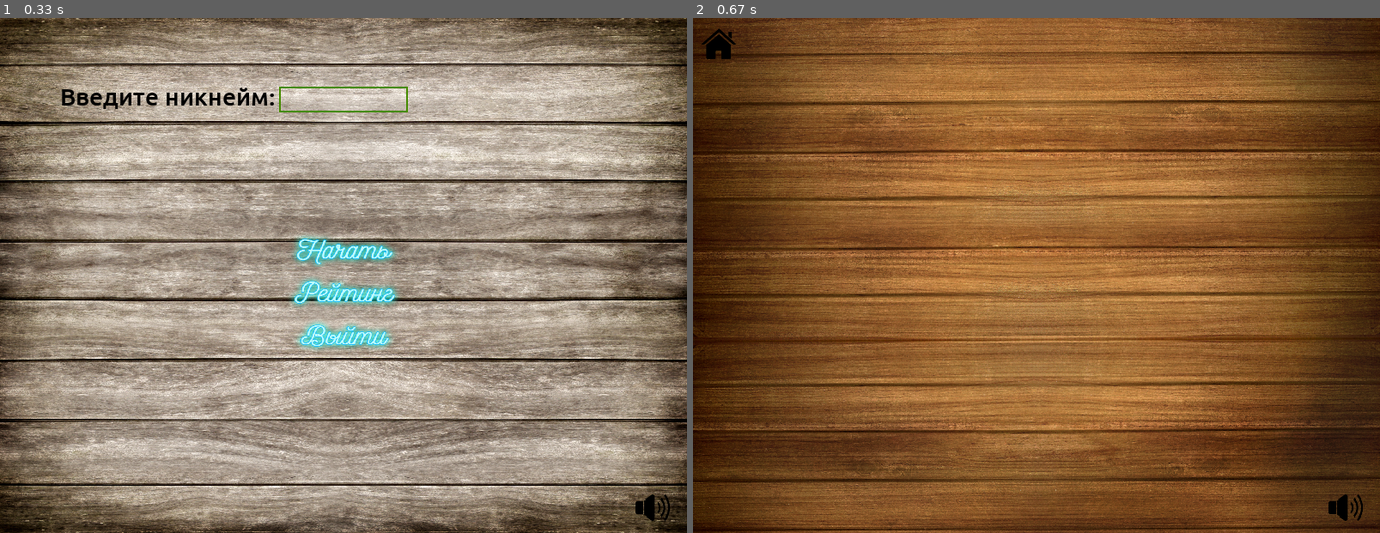
Above: before the commit, frames 1-2 (left to right).
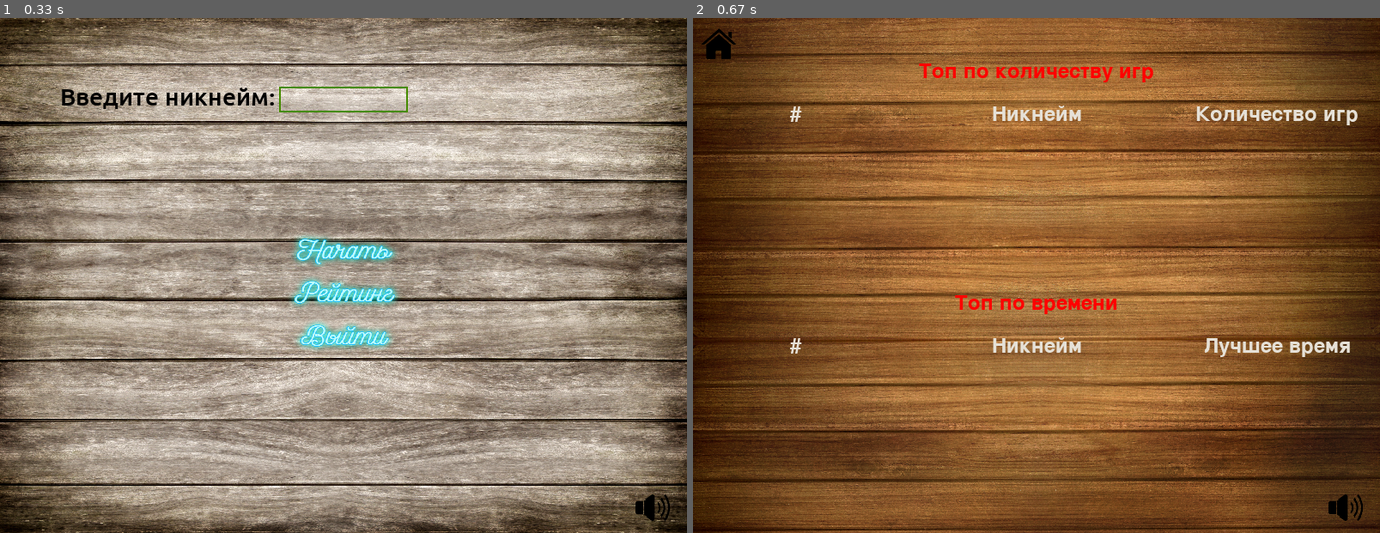
Above: after the commit, the same moments.

Repository: AlexRas245/Pygame_Project
Game: pygame game, started from Меню.py
Same seed, same stepped clock (60 frames per second), same inputs: the game is played once before the commit and once after it.
Inputs (mouse positions are in pixels of both pictures, inside the frame that each line leads up to):
- Up to frame 1 (0.33 s): no input
- Up to frame 2 (0.67 s): click (1036, 275) at 0.38 s

Frame 1 is identical in both runs. In frame 2, 1.8% of the frame differs, in the area x 14-97%, y 8-66%.

Commit message:
Добавлен рейтинг из 2 частей Топ по количеству игр Топ по времени К рейтингам написаны необходимые запросы

Diff:
--- a/рейтинг.py
+++ b/рейтинг.py
@@ -50,6 +50,7 @@
                 FOREIGN KEY(player_id) REFERENCES players(id)
             )
         ''')
+        self.update_rating()
     def music(self):
         if self.music_on:
             pygame.mixer.music.pause()
@@ -61,12 +62,82 @@
             self.music_button = Button(self.screen, None, 740, 550, 790, 600, self.music,
                                        image=self.music_button_image_on)
             self.music_on = True
+
+    def update_rating(self):
+        # Получение рейтинга игроков из базы данных
+        self.cursor.execute('''
+               SELECT players.nickname, COUNT(games.id) as games_played
+               FROM players
+               LEFT JOIN games ON players.id = games.player_id
+               GROUP BY players.id
+               ORDER BY games_played DESC
+           ''')
+        self.rating_data = self.cursor.fetchall()
+    def get_player_id(self, player_name):
+        # Получаем id игрока по его имени
+        self.cursor.execute('''
+            SELECT id FROM players WHERE nickname = ?
+        ''', (player_name,))
+        result = self.cursor.fetchone()
+        if result:
+            return result[0]
+        else:
+            return None
+    def get_top_games_played(self, num_players=5):
+        # Получить топ игроков по количеству сыгранных игр
+        self.cursor.execute('''
+            SELECT players.nickname, COUNT(games.id) as games_played
+            FROM players
+            LEFT JOIN games ON players.id = games.player_id
+            GROUP BY players.id
+            ORDER BY games_played DESC
+        ''')
+        top_players = self.cursor.fetchmany(num_players)
+        return top_players
+    def get_top_speed_run(self, num_players=5):
+        # Получить топ игроков по скорости прохождения
+        self.cursor.execute('''
+            SELECT players.nickname, AVG(games.time) as avg_time
+            FROM players
+            JOIN games ON players.id = games.player_id
+            GROUP BY players.id
+            ORDER BY avg_time ASC
+        ''')
+        top_players = self.cursor.fetchmany(num_players)
+        return top_players
     def draw(self):
         self.screen.blit(self.background_image, (0, 0))
         self.menu_button.draw()  # Отрисовка кнопки "В меню"
         self.music_button.draw()
+        header_text = "Топ по количеству игр"  # Отрисовка заголовка таблицы
+        self.draw_text(header_text, (255, 0, 0), self.width // 2, 50)
+        self.draw_text("#", (230, 225, 215), self.width // 4 - 80, 100)
+        self.draw_text("Никнейм", (230, 225, 215), self.width // 2, 100)
+        self.draw_text("Количество игр", (230, 225, 215), self.width * 3 // 4 + 80, 100)
+        self.draw_text("Топ по времени", (255, 0, 0), self.width // 2, 320)
+        self.draw_text("#", (230, 225, 215), self.width // 4 - 80, 370)
+        self.draw_text("Никнейм", (230, 225, 215), self.width // 2, 370)
+        self.draw_text("Лучшее время", (230, 225, 215), self.width * 3 // 4 + 80, 370)
+        top_games_played = self.get_top_games_played() # Получение топов
+        top_speed_run = self.get_top_speed_run()
+        # Отрисовка топа по количеству игр
+        row_height = 30
+        start_y = 140
+        for i, (nickname, games_played) in enumerate(top_games_played):
+            self.draw_text(str(i + 1), (0, 0, 0), self.width // 4 - 80, start_y + i * row_height)
+            self.draw_text(nickname, (0, 0, 0), self.width // 2, start_y + i * row_height)
+            self.draw_text(str(games_played), (0, 0, 0), self.width * 3 // 4 + 80, start_y + i * row_height)
+        start_y = 410
+        for i, (nickname, games_played) in enumerate(top_speed_run):
+            self.draw_text(str(i + 1), (0, 0, 0), self.width // 4 - 80, start_y + i * row_height)
+            self.draw_text(nickname, (0, 0, 0), self.width // 2, start_y + i * row_height)
+            self.draw_text(str(round(games_played, 2)), (0, 0, 0), self.width * 3 // 4 + 80, start_y + i * row_height)
         pygame.display.flip()
-
+    def draw_text(self, text, color, x, y):
+        text_surface = self.font.render(text, True, color)
+        text_rect = text_surface.get_rect()
+        text_rect.midtop = (x, y)
+        self.screen.blit(text_surface, text_rect)
     def handle_events(self):
         for event in pygame.event.get():
             if event.type == pygame.QUIT:
